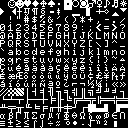
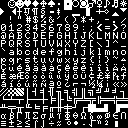
Layers edited between the first and the second 128×128 image:
painted on "Zaratustra_msx.png" over left=0, top=16, right=127, bottom=128
